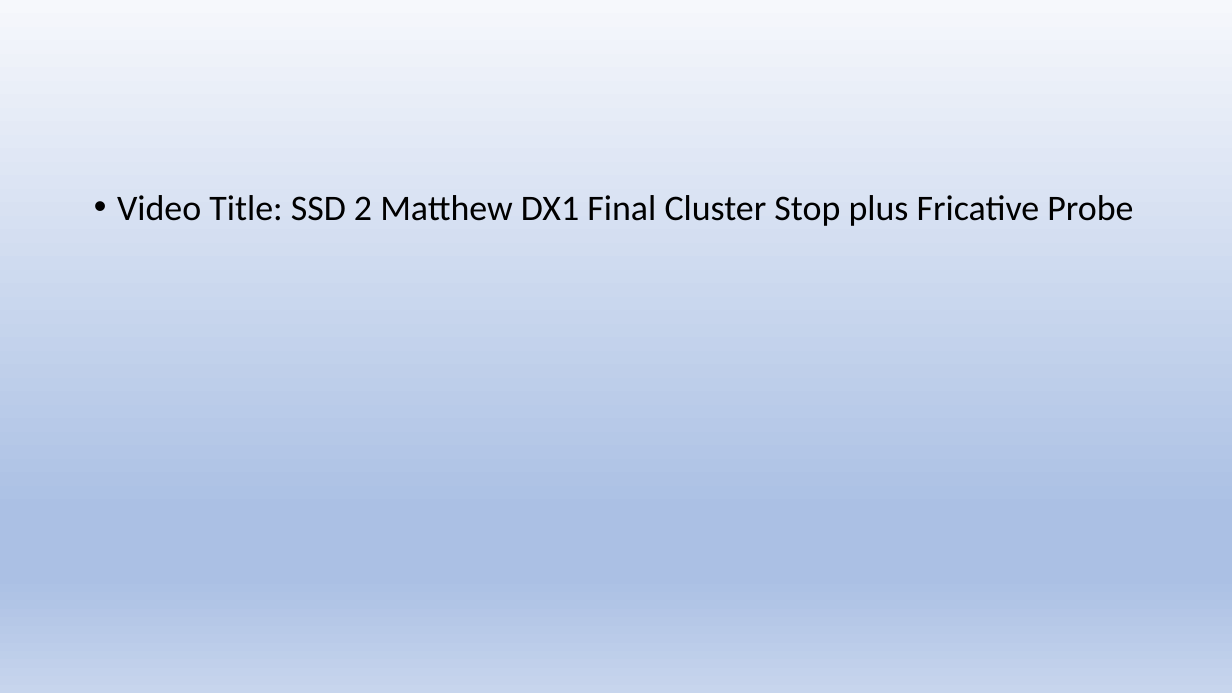
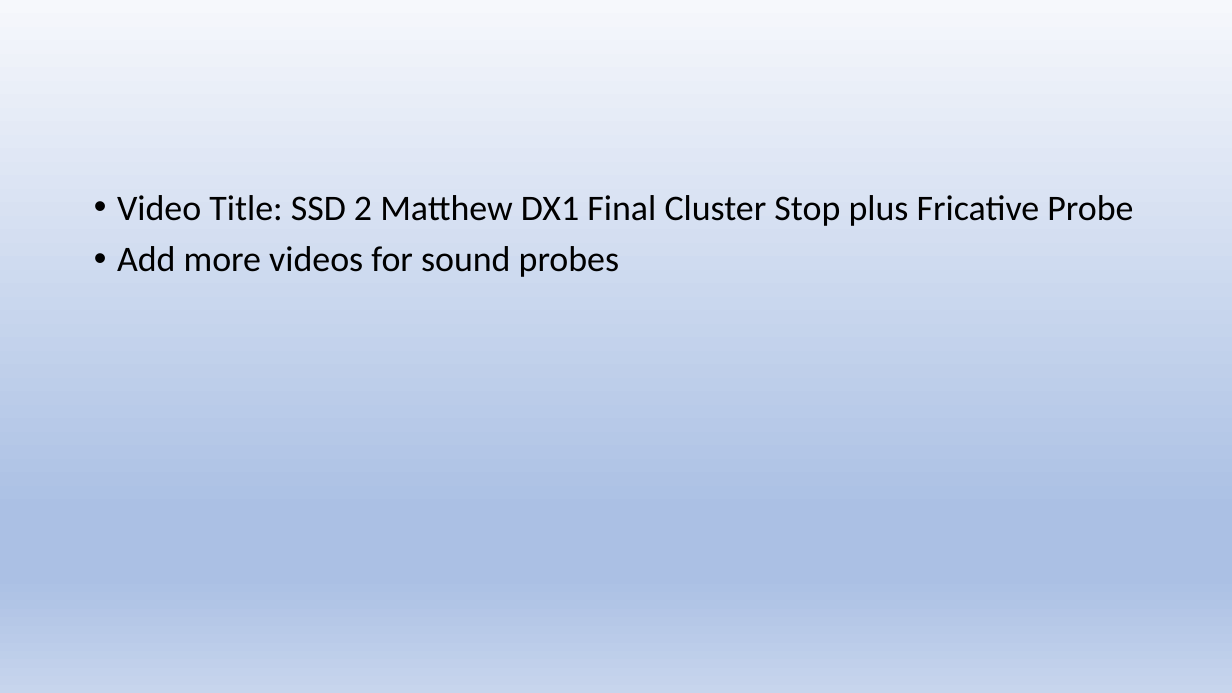
Before and after one commit to Jim-Wright90/cds431_sp22, a slide deck: slide 8 of slides/cds431_week3_1.pptx. Drawn at 1232x693 pixels with LibreOffice and Linux fonts; fonts in the diff are those of the drawing. Boxes give left, top, right and bottom in pixels: in the first picture for what was removed or moved away, otherwise in the second. Text is boxed around its words. In the diff, an @@ line names an element or a change of style, - is before the commit and + after.

Commit message:
Thursday 4/7/ slides set

```diff
--- a/slides/cds431_week3_1.pptx
+++ b/slides/cds431_week3_1.pptx
@@ text at [117, 246, 619, 277]: paragraph added @@
+• Add more videos for sound probes
```
Also in this commit, not shown: 1 other file.
